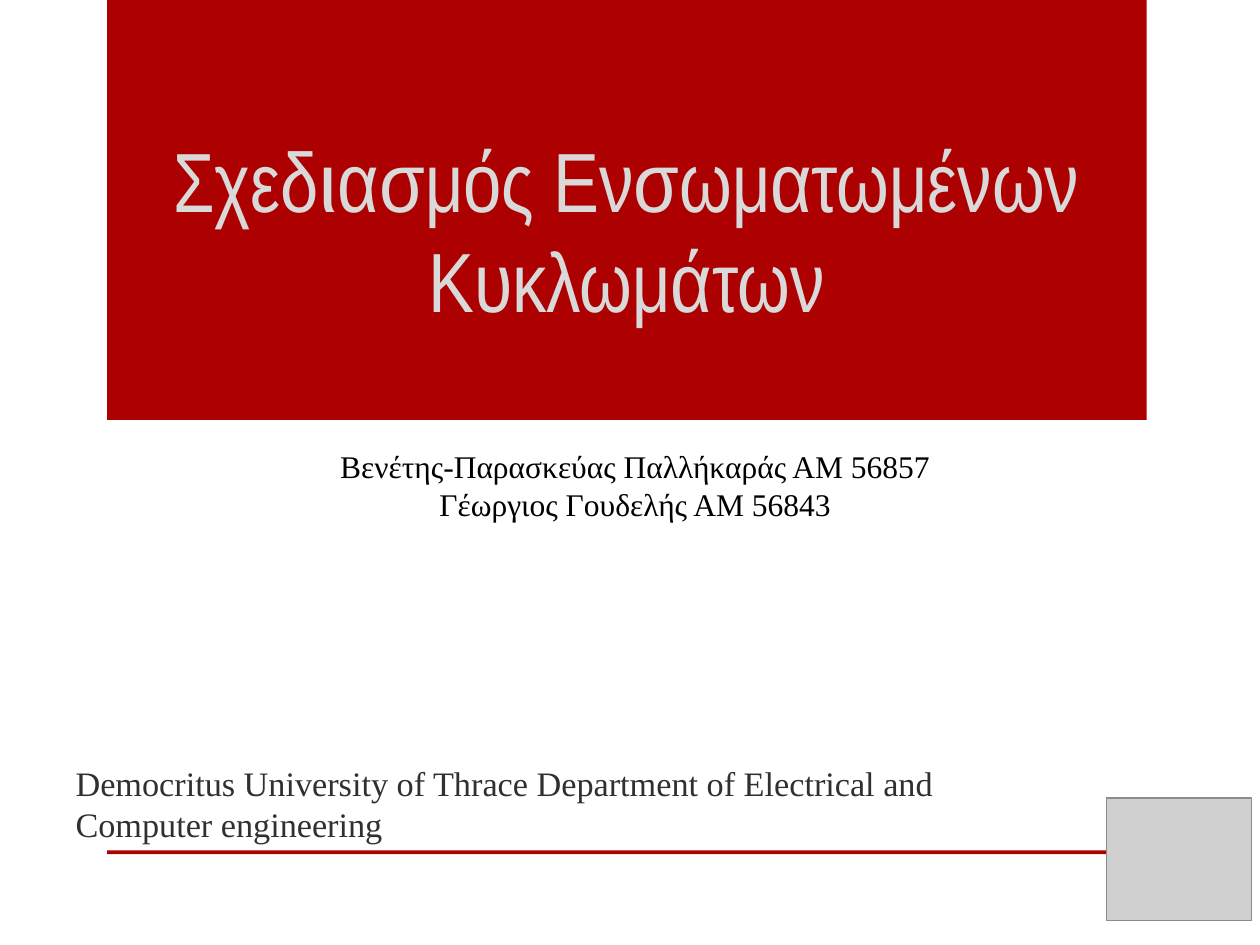
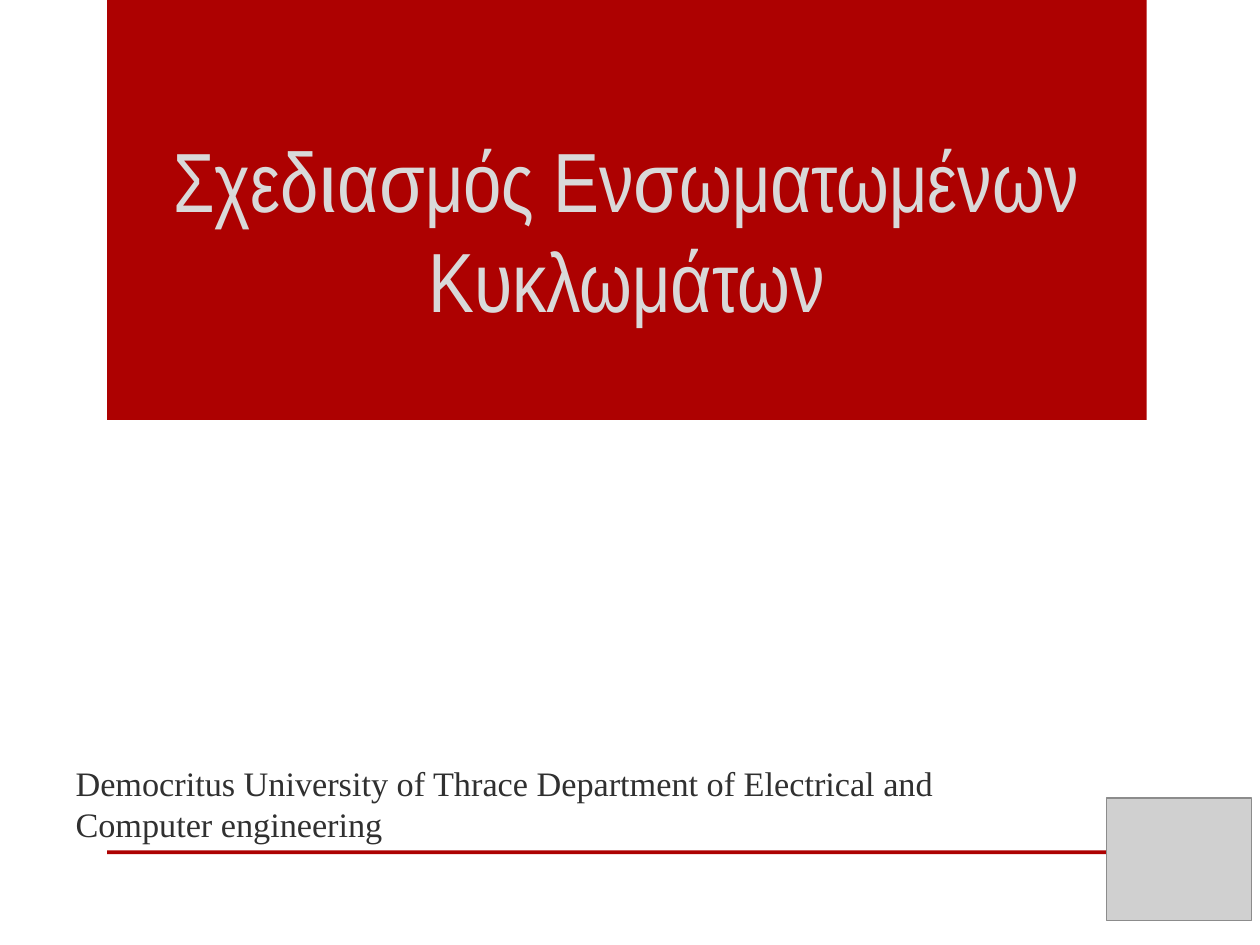
Before and after one commit to venetisgr/duth_embedded_system_design, a slide deck: slide 1 of Embeded-Systems.pptx. Drawn at 1260x945 pixels with LibreOffice and Linux fonts; fonts in the diff are those of the drawing; grey boxes stand for pictures; background and template pictures are left out. Boxes give left, top, right and bottom in pixels: in the first picture for what was removed or moved away, otherwise in the second. Text is boxed around its words. In the diff, an @@ line names an element or a change of style, - is before the commit and + after.

```diff
--- a/Embeded-Systems.pptx
+++ b/Embeded-Systems.pptx
@@ text removed at (340,455,930,522) @@
-Βενέτης-Παρασκεύας Παλλήκαράς ΑΜ 56857
-Γέωργιος Γουδελής ΑΜ 56843
```
Also in this commit, not shown: 7 other slides changed, 3 other files.
